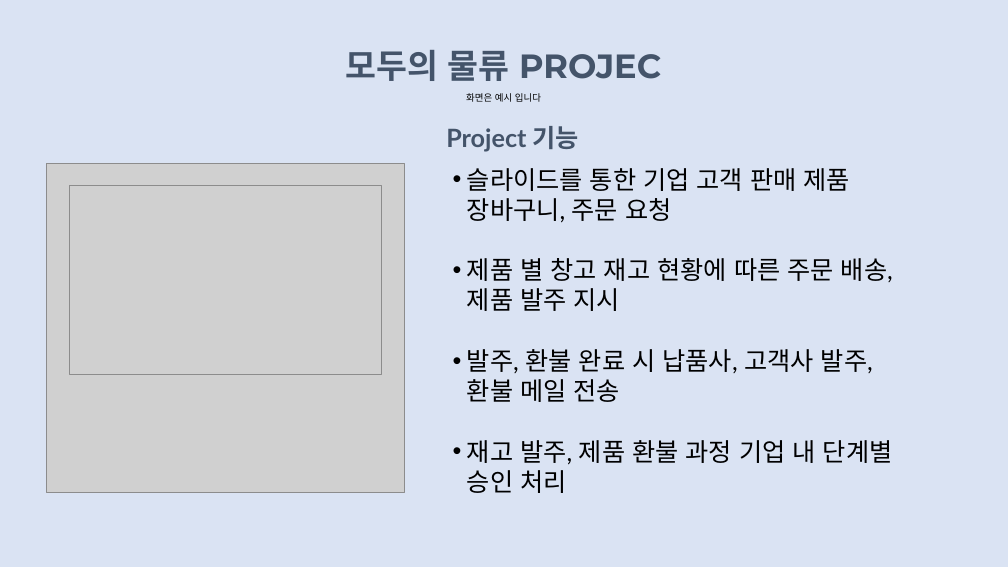
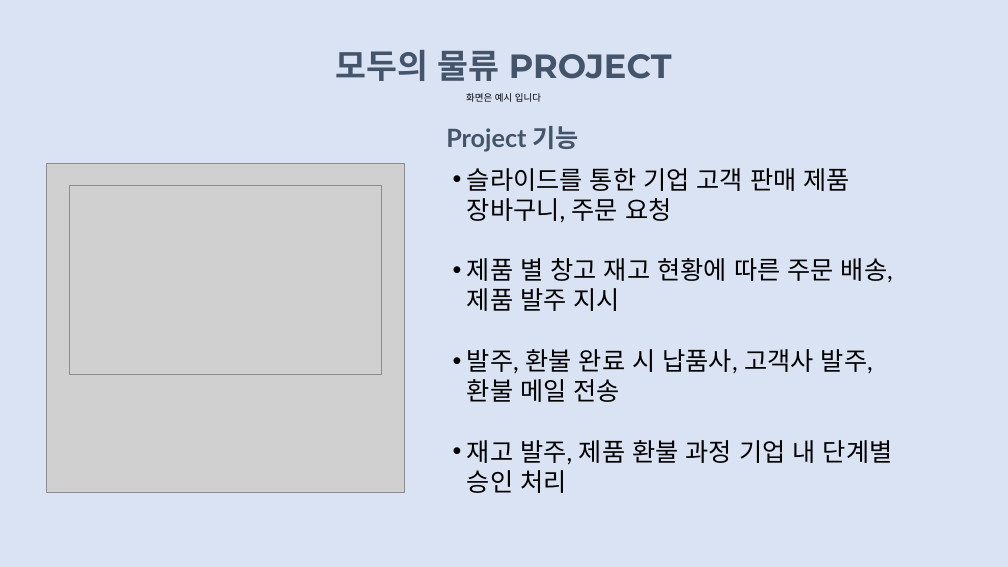
Before and after one commit to jihyun-jun/SCM, a slide deck: slide 4 of 유통관리(4팀).pptx. Drawn at 1008x567 pixels with LibreOffice and Linux fonts; fonts in the diff are those of the drawing; grey boxes stand for pictures. Boxes give left, top, right and bottom in pixels: in the first picture for what was removed or moved away, otherwise in the second. Text is boxed around its words. In the diff, an @@ line names an element or a change of style, - is before the commit and + after.

```diff
--- a/유통관리(4팀).pptx
+++ b/유통관리(4팀).pptx
@@ text at (335, 50, 672, 81): text changed @@
-모두의 물류 PROJEC
+모두의 물류 PROJECT
```
Also in this commit, not shown: 2 other slides changed.
